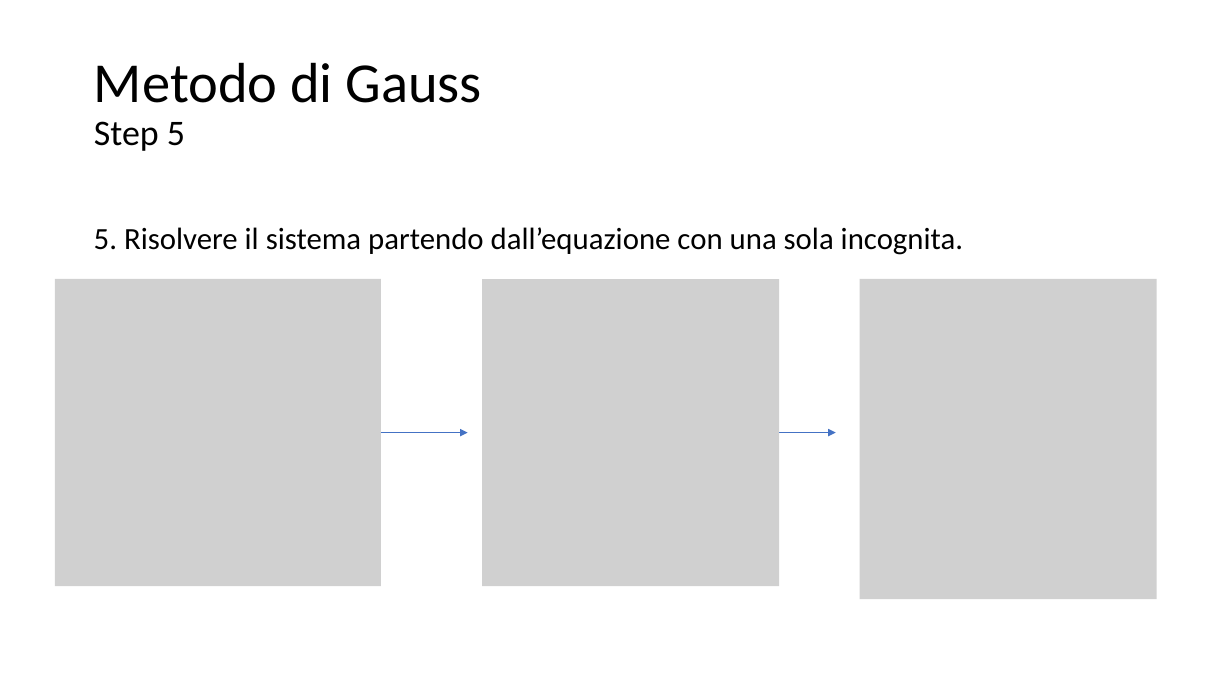
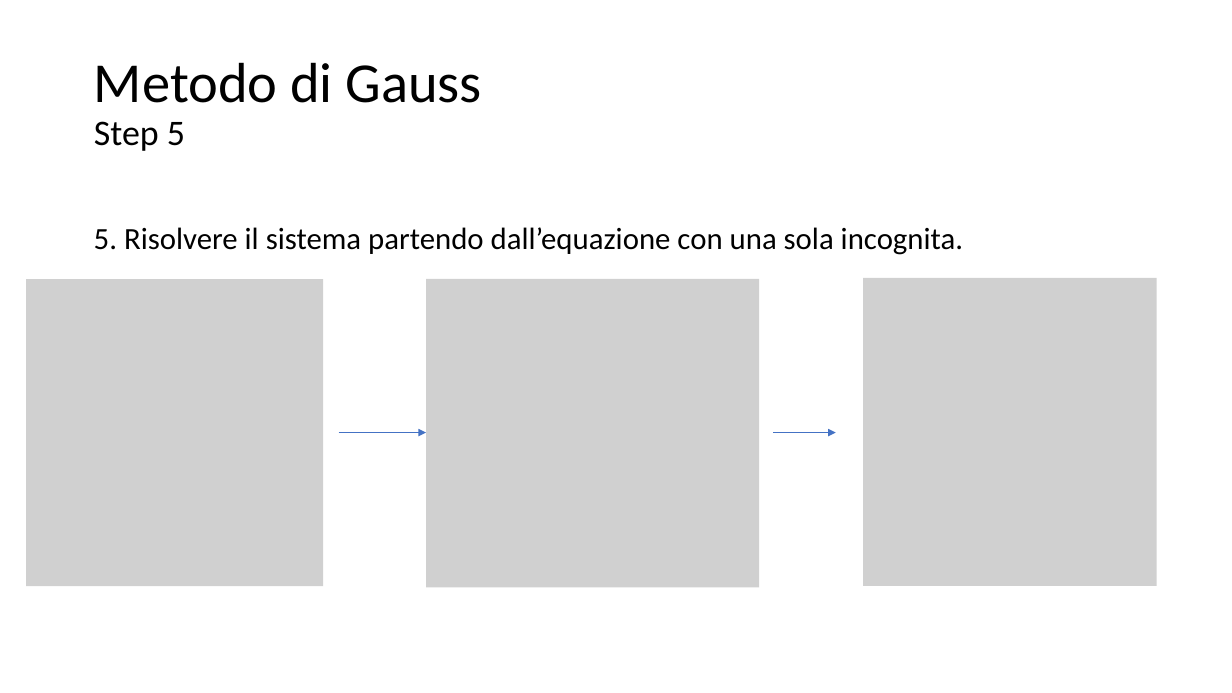
Before and after one commit to matteodelv/GaussLinearSystems, a slide deck: slide 44 of Presentazione.pptx. Drawn at 1232x693 pixels with LibreOffice and Linux fonts; fonts in the diff are those of the drawing; grey boxes stand for pictures. Boxes give left, top, right and bottom in pixels: in the first picture for what was removed or moved away, otherwise in the second. Text is boxed around its words. In the diff, an @@ line names an element or a change of style, - is before the commit and + after.

```diff
--- a/Presentazione.pptx
+++ b/Presentazione.pptx
@@ picture: place and size @@
-picture at [55,279,381,586]
+picture at [26,279,323,586]
@@ picture: place and size @@
-picture at [482,279,780,586]
+picture at [426,279,760,588]
@@ picture: place and size @@
-picture at [860,279,1157,600]
+picture at [863,278,1157,586]
@@ arrow moved from (381, 433) - (468, 433) to (339, 433) - (426, 433) @@
```
Also in this commit, not shown: 3 other slides changed, 1 slide removed.
